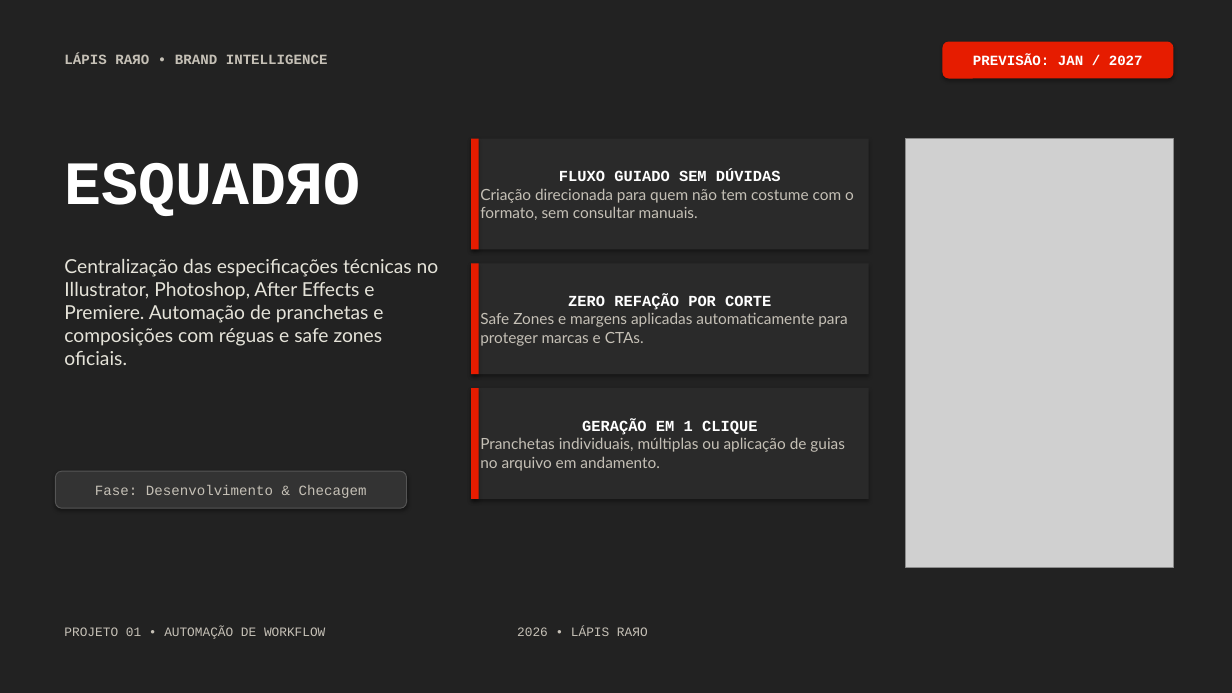
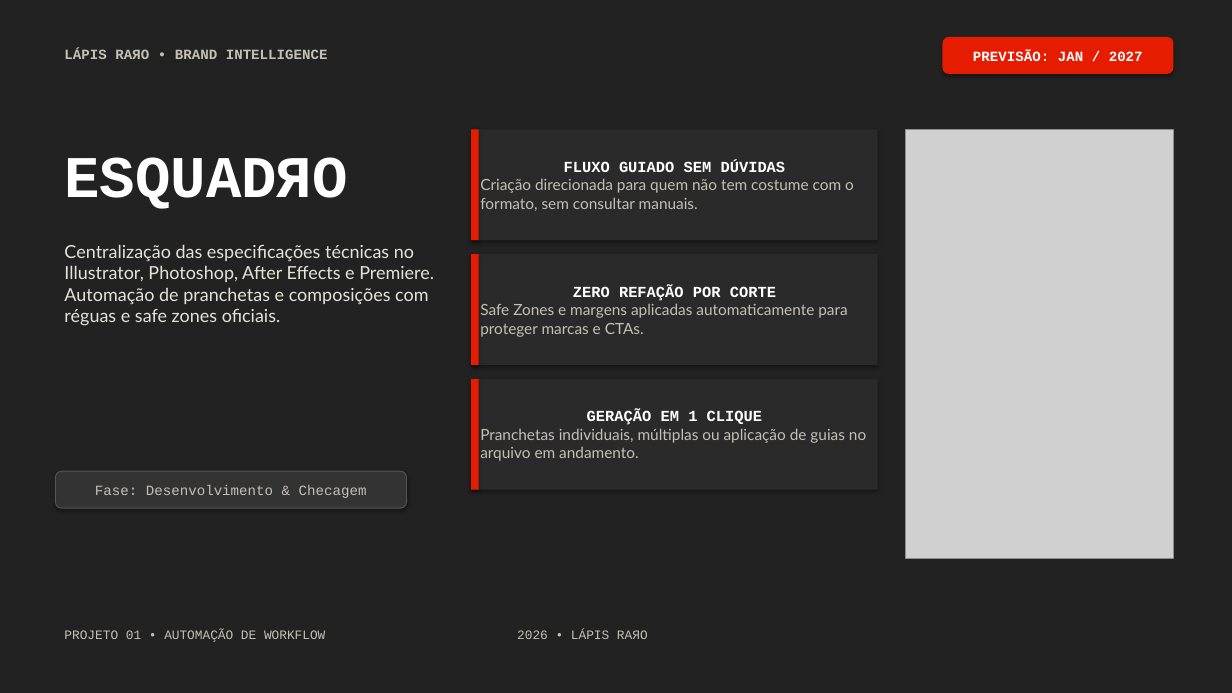
Before and after one commit to quenhegabi/esquadro-preview, a slide deck: slide 1 of slide_esquadro.pptx. Drawn at 1232x693 pixels with LibreOffice and Linux fonts; fonts in the diff are those of the drawing; grey boxes stand for pictures. Boxes give left, top, right and bottom in pixels: in the first picture for what was removed or moved away, otherwise in the second. Text is boxed around its words. In the diff, an @@ line names an element or a change of style, - is before the commit and + after.

Commit message:
Refine PPTX fonts and margins to align 1:1 with brand tokens

```diff
--- a/slide_esquadro.pptx
+++ b/slide_esquadro.pptx
@@ rounded rectangle "PREVISÃO: JAN / 2027": place and size @@
-rounded rectangle "PREVISÃO: JAN / 2027" at (943,42,1174,79)
+rounded rectangle "PREVISÃO: JAN / 2027" at (943,37,1174,74)
@@ text "ESQUADЯO" at (64,157,347,209): size 48 to 46 pt @@
@@ rectangle "FLUXO GUIADO SEM DÚVIDAS": place and size @@
-rectangle "FLUXO GUIADO SEM DÚVIDAS" at (471,139,869,250)
+rectangle "FLUXO GUIADO SEM DÚVIDAS" at (471,129,878,240)
@@ text "Centralização das especificações técnicas no ...": place and size @@
-text "Centralização das especificações técnicas no ..." at (64,259,439,365)
+text "Centralização das especificações técnicas no ..." at (64,244,434,326)
@@ text "Centralização das especificações técnicas no ..." at (64,244,434,326): size 15 to 14 pt @@
@@ rectangle "ZERO REFAÇÃO POR CORTE": place and size @@
-rectangle "ZERO REFAÇÃO POR CORTE" at (471,263,869,374)
+rectangle "ZERO REFAÇÃO POR CORTE" at (471,254,878,365)
@@ 3 rectangles, 1 picture, 1 text: place and size @@
-3 rectangles, 1 picture, 1 text at (64,54,1174,567)
+3 rectangles, 1 picture, 1 text at (64,49,1174,558)
@@ rectangle "GERAÇÃO EM 1 CLIQUE": place and size @@
-rectangle "GERAÇÃO EM 1 CLIQUE" at (471,388,869,499)
+rectangle "GERAÇÃO EM 1 CLIQUE" at (471,379,878,490)
```
Also in this commit, not shown: 1 other file.
